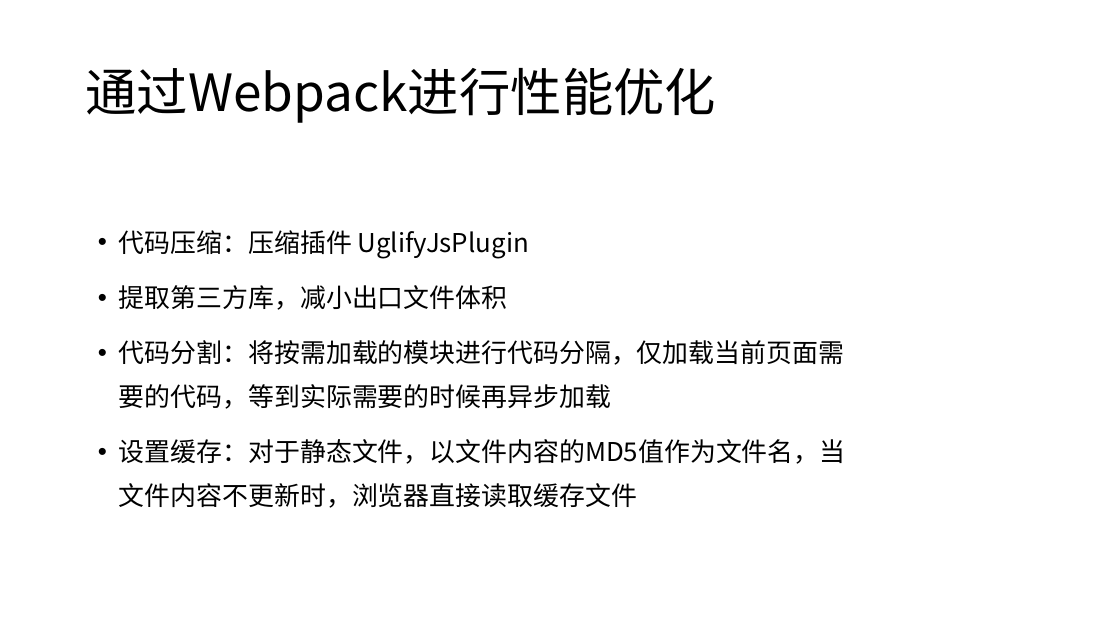
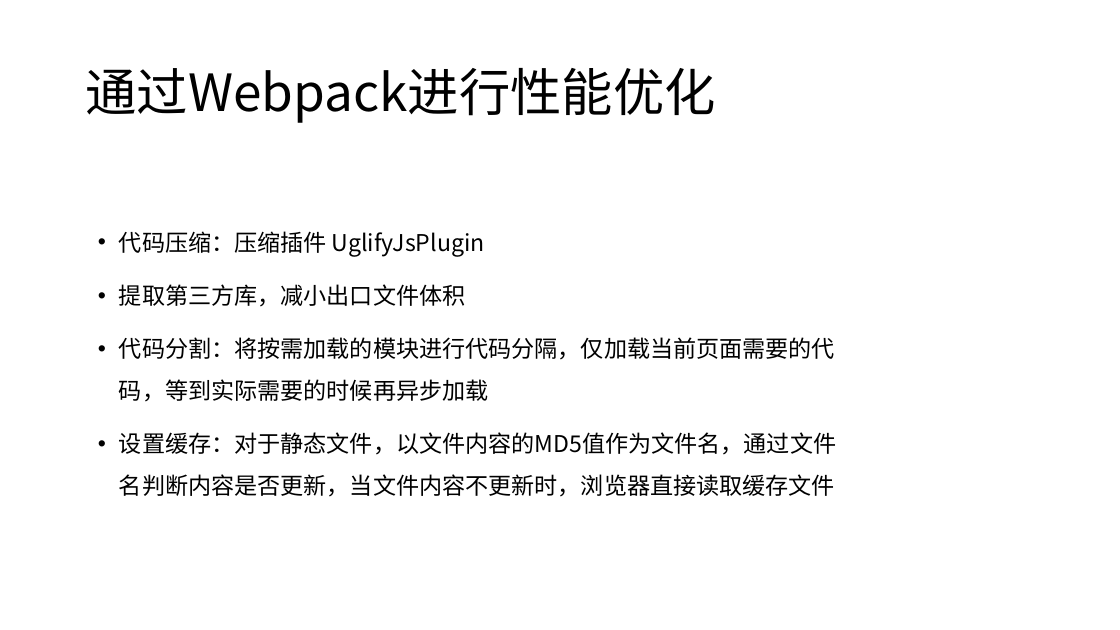
Before and after one commit to candisecandise/gitpractice, a slide deck: slide 46 of 前后端分离初探.pptx. Drawn at 1120x630 pixels with LibreOffice and Linux fonts; fonts in the diff are those of the drawing. Boxes give left, top, right and bottom in pixels: in the first picture for what was removed or moved away, otherwise in the second. Text is boxed around its words. In the diff, an @@ line names an element or a change of style, - is before the commit and + after.

```diff
--- a/前后端分离初探.pptx
+++ b/前后端分离初探.pptx
@@ text at (119,231,835,402): size 22.2 to 19.8 pt in "代码压缩：压缩插件 UglifyJsPlugin", "提取第三方库，减小出口文件体积", "代码分割：将按需加载的模块进行代码分隔，仅加载当前页面需要的代码，等到实际需要的时候再异步加载"; line spacing 1.4 to 1.5 @@
@@ text at (119,432,836,497): text changed; size 22.2 to 19.8 pt @@
-• 设置缓存：对于静态文件，以文件内容的MD5值作为文件名，当文件内容不更新时，浏览器直接读取缓存文件
+• 设置缓存：对于静态文件，以文件内容的MD5值作为文件名，通过文件名判断内容是否更新，当文件内容不更新时，浏览器直接读取缓存文件
```
Also in this commit, not shown: 13 other slides changed.
